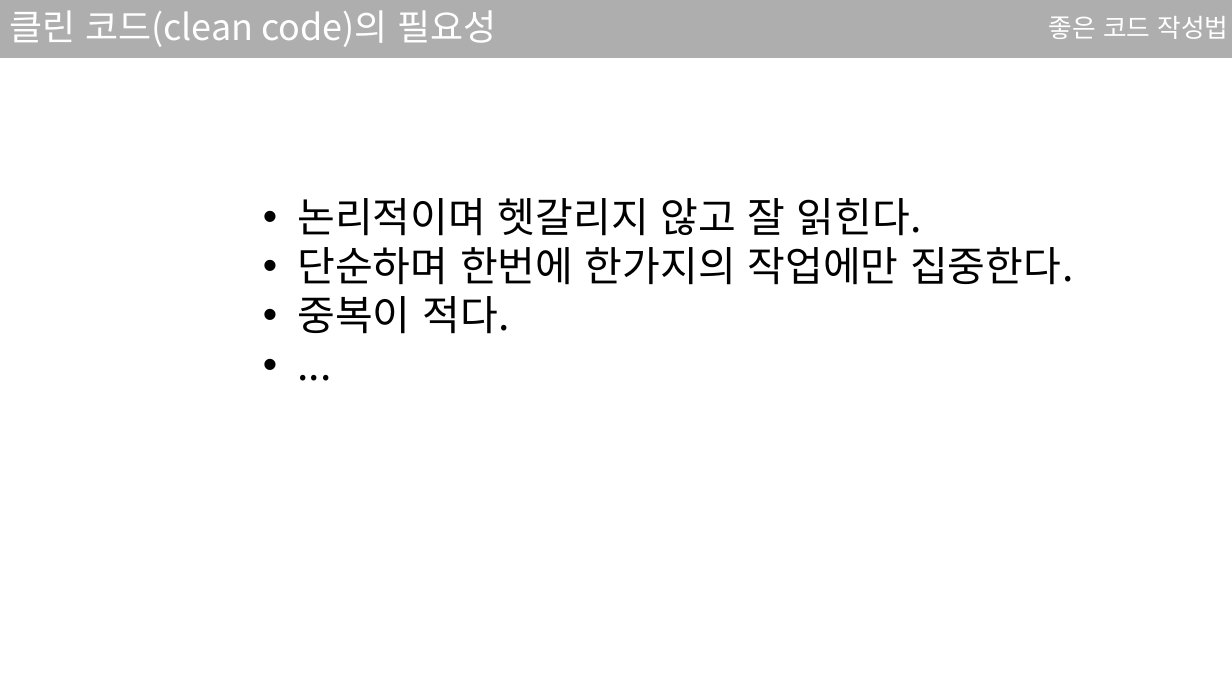
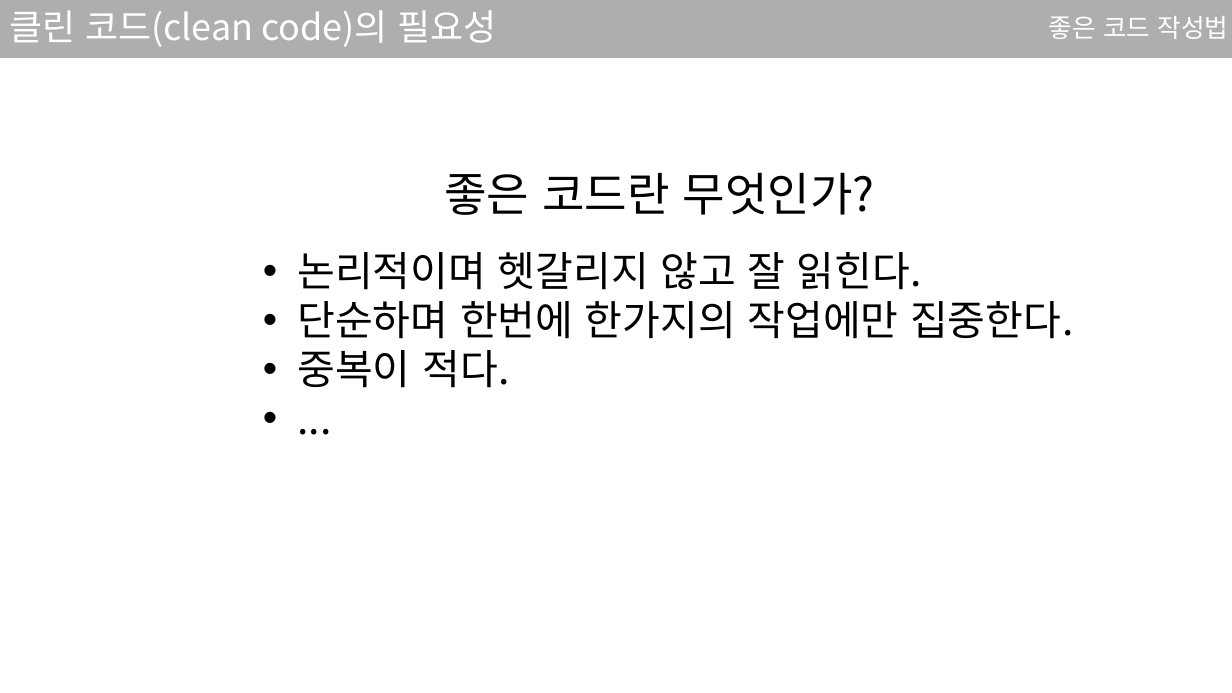
Before and after one commit to sjsjsj1246/EC_C_Language_Study, a slide deck: slide 4 of ppt/8강.pptx. Drawn at 1232x693 pixels with LibreOffice and Linux fonts; fonts in the diff are those of the drawing. Boxes give left, top, right and bottom in pixels: in the first picture for what was removed or moved away, otherwise in the second. Text is boxed around its words. In the diff, an @@ line names an element or a change of style, - is before the commit and + after.

```diff
--- a/ppt/8강.pptx
+++ b/ppt/8강.pptx
@@ text "좋은 코드란 무엇인가?" moved from (x1=297, y1=198, x2=1073, y2=334) to (x1=297, y1=172, x2=1073, y2=388) @@
@@ text at (x1=444, y1=172, x2=875, y2=215): paragraph added @@
+좋은 코드란 무엇인가?
@@ text at (x1=297, y1=252, x2=922, y2=290): line spacing 1 to 1.5 @@
```
Also in this commit, not shown: 3 other slides changed, 4 slides added, 1 other file.
